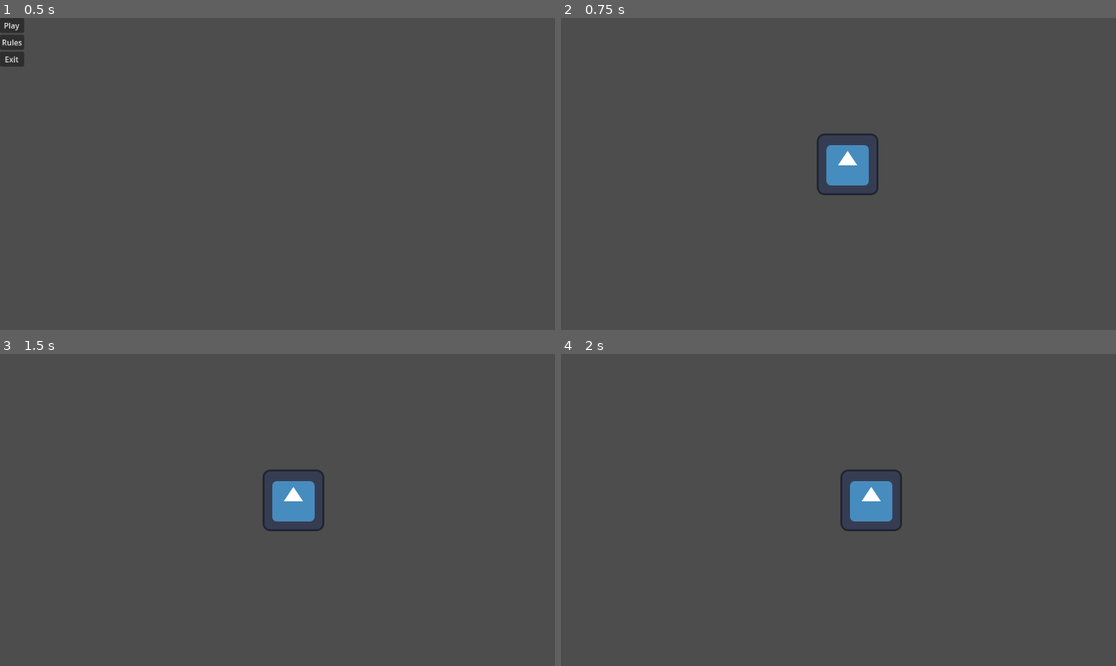
Above: before the commit, frames 1-4 (two rows, left to right).
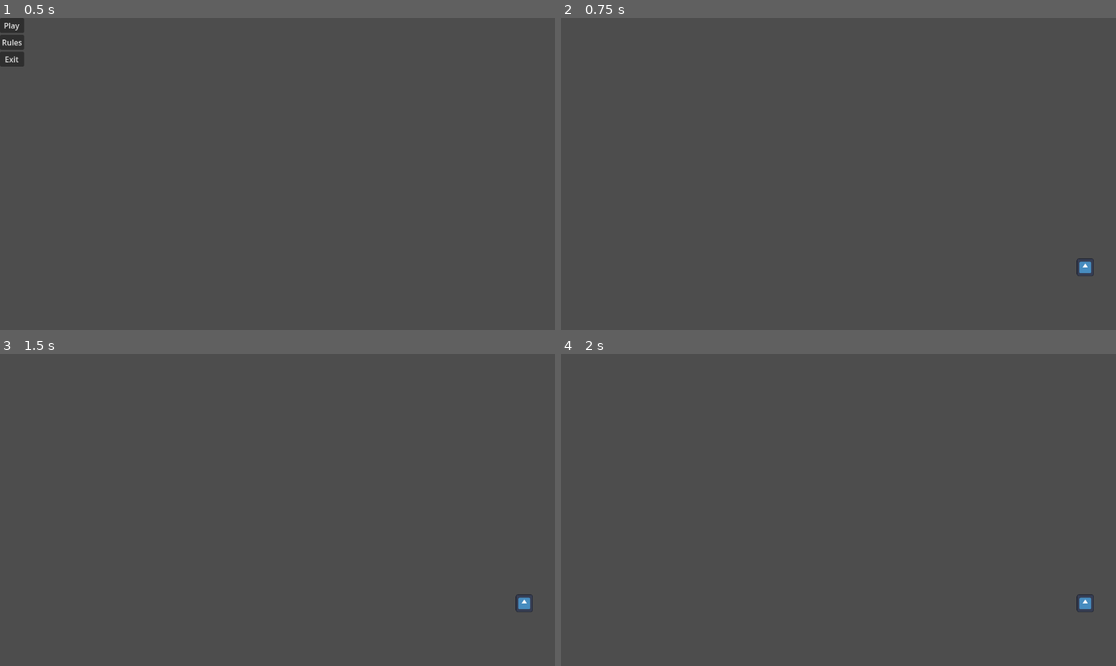
Above: after the commit, the same moments.

Repository: RiadMefti/hackaton-game
Game: Godot game, scene res://GameMenu/menu.tscn
The game is run twice, just before and just after one commit, with the same random seed, the same clock (stepped at 60 frames per second) and the same inputs. The engine's default icon, where the game draws it, is replaced by a stand-in: a white triangle on a blue panel in a dark square.
Inputs:
- Up to frame 1 (0.5 s): no input
- Up to frame 2 (0.75 s): click "Play" at 0.5 s
- Up to frame 3 (1.5 s): tap Enter at 1.25 s; hold D (move_right) from 1.28 s (still down)
- Up to frame 4 (2 s): keep holding D (move_right)

Frame 1 is identical in both runs. In frame 2, 1.4% of the frame differs, in the area x 46-96%, y 36-83%; in frame 3, 1.4%; in frame 4, 1.4%.

Commit message:
changes

Diff:
--- a/GameMenu/node_2d.tscn
+++ b/GameMenu/node_2d.tscn
@@ -9,5 +9,8 @@
 script = ExtResource("1_elgy2")
 
 [node name="Sprite2D" type="Sprite2D" parent="Player"]
-position = Vector2(595, 304)
+position = Vector2(512.25, 193.688)
+scale = Vector2(0.277344, 0.284192)
 texture = ExtResource("1_7o6m4")
+
+[node name="Camera2D" type="Camera2D" parent="Player"]
